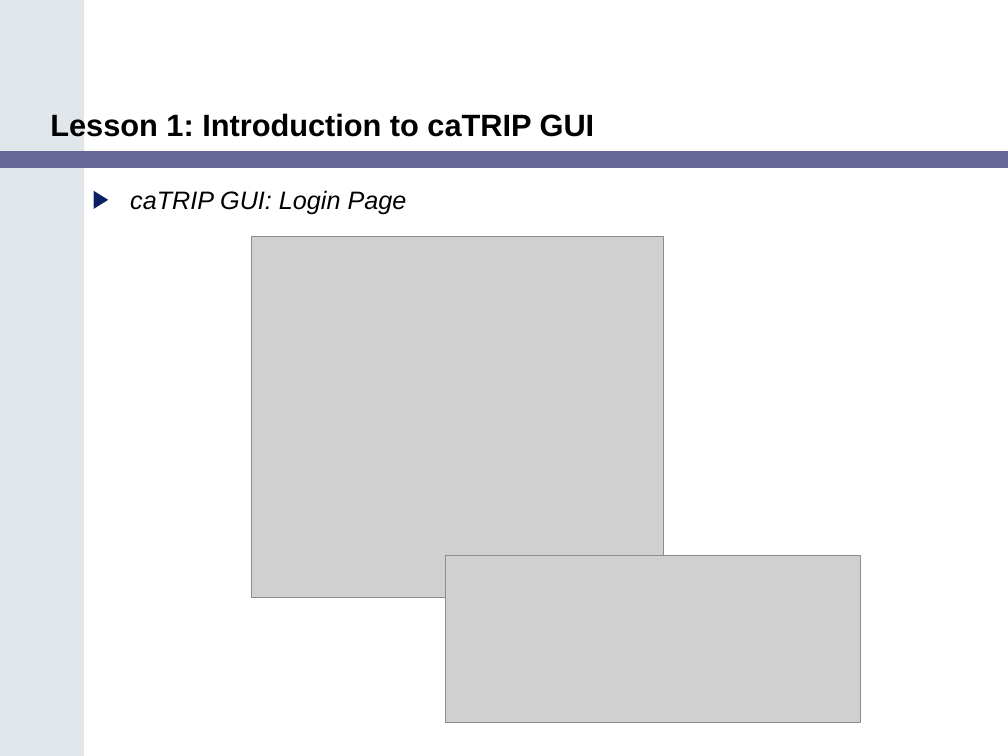
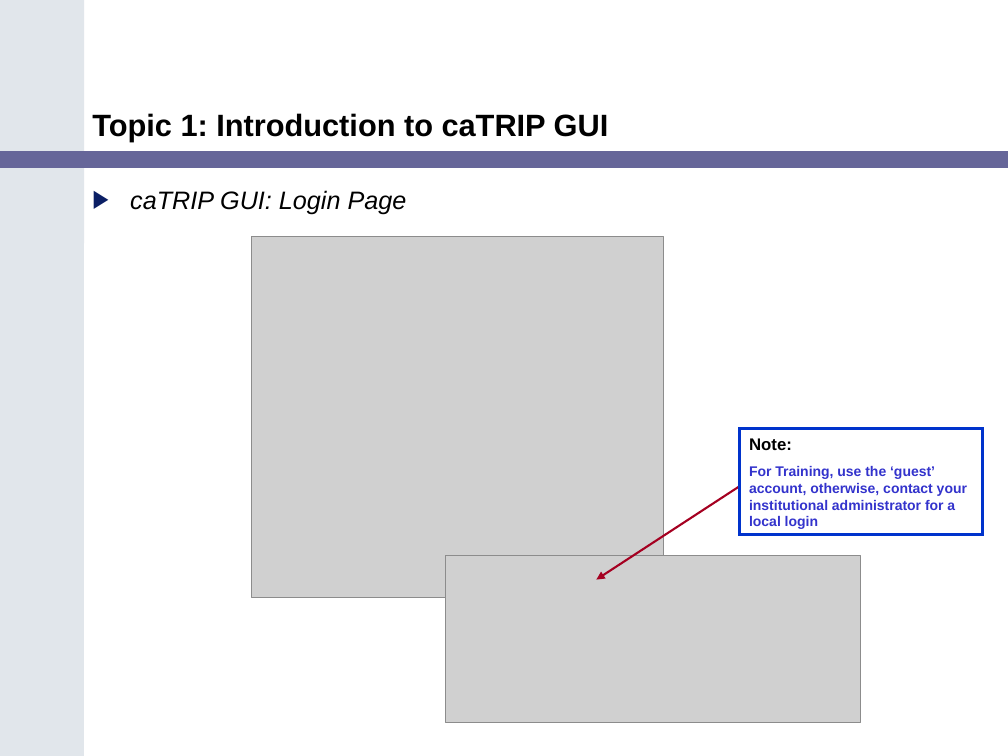
Before and after one commit to NCIP/catrip, a slide deck: slide 12 of catrip/documentation/training/caTRIP_Training_Module.ppt (slide 13 before the commit). Drawn at 1008x756 pixels with LibreOffice and Linux fonts; fonts in the diff are those of the drawing; grey boxes stand for pictures. Boxes give left, top, right and bottom in pixels: in the first picture for what was removed or moved away, otherwise in the second. Text is boxed around its words. In the diff, an @@ line names an element or a change of style, - is before the commit and + after.

```diff
--- a/catrip/documentation/training/caTRIP_Training_Module.ppt
+++ b/catrip/documentation/training/caTRIP_Training_Module.ppt
@@ title at <box>92,113,609,141</box>: text changed @@
-Lesson 1: Introduction to caTRIP GUI
+Topic 1: Introduction to caTRIP GUI
@@ rectangle added at <box>739,428,983,535</box>, fill #FFFFFF, outline #0033CC 2.24 pt, 10 pt, text #3333CC, bold @@
+Note:
+For Training, use the ‘guest’ account, otherwise, contact your institutional administrator for a local login
@@ arrow added from (789, 454) to (597, 580), #A50021 1.5 pt @@
```
Also in this commit, not shown: 26 other slides changed, 6 slides added, 1 slide removed, 2 other files.
